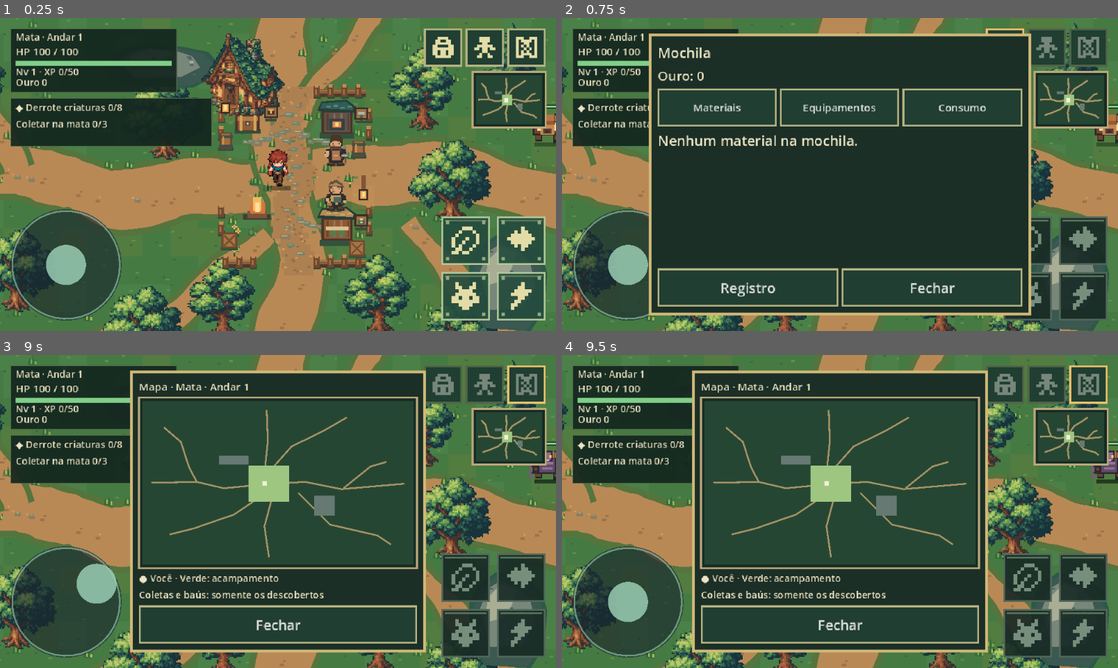
Above: before the commit, frames 1-4 (two rows, left to right).
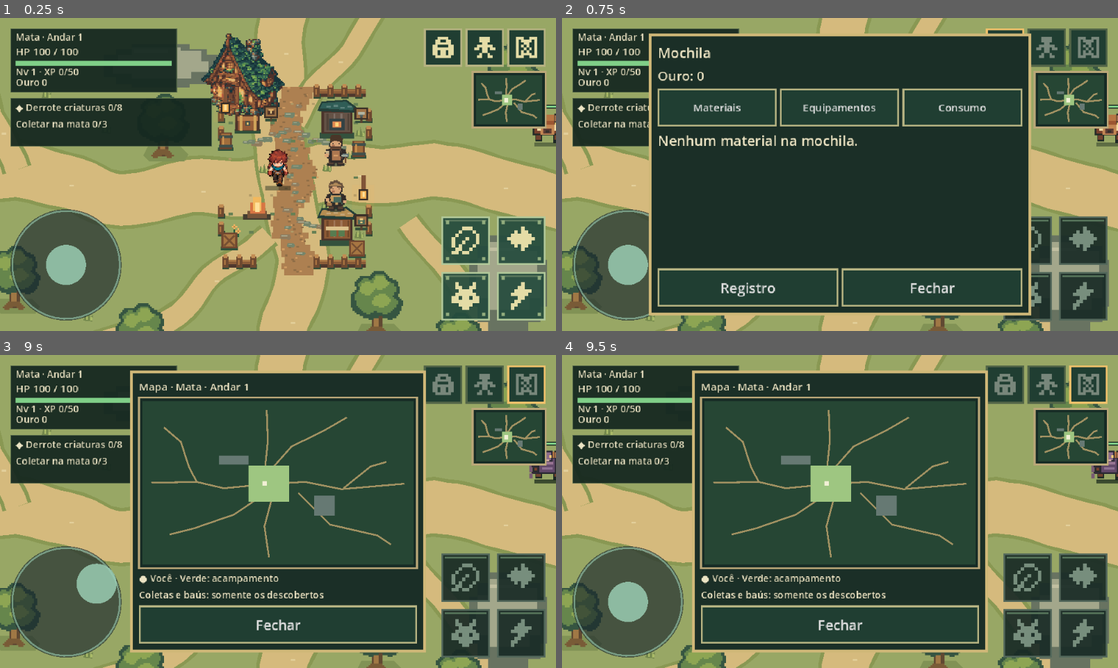
Above: after the commit, the same moments.

Repository: thiagohugo12-dotcom/arveon
Game: Godot game, scene res://scenes/main.tscn
The game is run twice, just before and just after one commit, with the same random seed, the same clock (stepped at 60 frames per second) and the same inputs.
Inputs (mouse positions are in pixels of both pictures, inside the frame that each line leads up to):
- Up to frame 1 (0.25 s): no input
- Up to frame 2 (0.75 s): click (1006, 46) at 0.52 s
- Up to frame 3 (9 s): click "Materiais" at 1.25 s; click "Equipamentos" at 2 s; click "Consumo" at 2.75 s; click "Registro" at 3.5 s; click "Fechar" at 4.25 s; click (483, 383) at 5.02 s; click "Personagem" at 5.75 s; click "Habilidades" at 6.5 s; click "Fechar · C / Esc" at 7.25 s; click (528, 383) at 8.02 s; tap Enter at 8.75 s; drag from (66, 602) to (333, 442) at 8.77 s
- Up to frame 4 (9.5 s): no input

The runs differ from the first frame. In frame 1, 64% of the frame differs, in the area x 0-100%, y 0-100%; in frame 2, 23%; in frame 3, 31%; in frame 4, 31%.

Commit message:
feat(mata): simplify outdoor ground foliage and shared pixel atlas

Diff:
--- a/scripts/presentation/floor_view.gd
+++ b/scripts/presentation/floor_view.gd
@@ -1,17 +1,16 @@
 class_name FloorView
 extends Node2D
 
-# Small limited-palette sprites and seeded placement; collisions use the same tree feet.
-const OAK := preload("res://assets/art/forest_oak_v035.png")
-const SPRUCE := preload("res://assets/art/forest_spruce_v035.png")
-const BERRY := preload("res://assets/art/forest_shrub_v035.png")
-const LINDEN := preload("res://assets/art/forest_linden_v035.png")
+# Minimal shared pixel atlas; physical trunks use the same deterministic feet.
+var atlas: Texture2D
+const BERRY := preload("res://assets/art/forest_shrub_v035.png") # Existing arena keeps its art.
+const REMOVED_SECONDARY := [Vector2(705,392),Vector2(738,498),Vector2(475,633),Vector2(969,638),Vector2(196,786),Vector2(1092,91)]
 const REFUGE := preload("res://assets/art/forest_refuge_v035.png")
 const NPC_VIEW := preload("res://scripts/presentation/camp_npc_view.gd")
 const FOREST := Color("#294c37")
 const FOREST_LIGHT := Color("#244431")
-const TRAIL := Color("#b98955")
-const TRAIL_HIGHLIGHT := Color("#d1a06c")
+const TRAIL := Color("#d5ba7d")
+const TRAIL_HIGHLIGHT := Color("#e3cf9a")
 const ROCK := Color("#45554d")
 const ROCKS := [Rect2(340, 300, 130, 50), Rect2(760, 520, 90, 110)]
 const TRAILS := [
@@ -28,6 +27,7 @@
 	Vector2(180, 460), Vector2(630, 135), Vector2(955, 665)]
 
 func _ready() -> void:
+	atlas = MataArt.texture()
 	texture_filter = CanvasItem.TEXTURE_FILTER_NEAREST
 	for station: String in ["Ferreiro", "Vendedor"]:
 		var npc := NPC_VIEW.new()
@@ -50,14 +50,8 @@
 	return absi((n ^ (n >> 11)) * 31337) % 9973
 
 func _draw_ground() -> void:
-	for y in range(0, 900, 32):
-		for x in range(0, 1200, 32):
-			var patch := _hash(x / 32, y / 32) % 7
-			draw_rect(Rect2(x, y, 32, 32), Color("#467a43") if patch < 4 else Color("#4b8048") if patch < 6 else Color("#527c40"))
-			for n in range(2):
-				var px := x + _hash(x + n * 23, y) % 30
-				var py := y + _hash(x, y + n * 19) % 30
-				draw_rect(Rect2(px, py, 3 + n, 2), Color("#609149") if n else Color("#3b6b42"))
+	# Quiet flat ground; sparse vegetation supplies variation without tiled noise.
+	draw_rect(Rect2(0,0,1200,900),Color("#98a765"))
 
 func _draw_paths() -> void:
 	# One continuous outline per trail prevents spikes at changes in direction.
@@ -67,47 +61,34 @@
 		for j in range(trail.size() - 1):
 			var start: Vector2 = trail[j]
 			var finish: Vector2 = trail[j + 1]
-			var steps := ceili(start.distance_to(finish) / 8.0)
+			var steps := ceili(start.distance_to(finish) / 12.0)
 			for n in range(0 if j == 0 else 1, steps + 1):
 				var t := float(n) / steps
 				var bend := sin(t * PI) * (5.0 * sin(t * 5.0 + i * 2.3) + 3.0 * sin(t * 9.0 + j * 1.8))
 				centers.append(start.lerp(finish, t) + (finish - start).normalized().orthogonal() * bend)
-		for border in [7.0, 0.0]:
+		for border in [4.0, 0.0]:
 			var left := PackedVector2Array()
 			var right := PackedVector2Array()
 			for n in range(centers.size()):
 				var prev: Vector2 = centers[maxi(0, n - 1)]
 				var next: Vector2 = centers[mini(n + 1, centers.size() - 1)]
 				var normal := (next - prev).normalized().orthogonal()
-				var waviness := sin(float(n) * 0.17 + i) * 2.8 + sin(float(n) * 0.49 + i * 3) * 1.5 + float(_hash(n / 5, i * 19) % 3 - 1)
+				var waviness := sin(float(n) * 0.17 + i) * 1.5
 				var width: float = TRAIL_WIDTHS[i] * 0.5 + border + waviness
 				left.append((centers[n] + normal * width).floor())
 				right.append((centers[n] - normal * width).floor())
 			for n in range(right.size() - 1, -1, -1):
 				left.append(right[n])
-			draw_colored_polygon(left, Color("#55743e") if border > 0.0 else TRAIL)
-	var rng := RandomNumberGenerator.new()
-	rng.seed = 33042
-	for i in range(TRAILS.size()):
-		var trail: Array = TRAILS[i]
-		for j in range(trail.size() - 1):
-			var length: float = trail[j].distance_to(trail[j + 1])
-			for n in range(0, int(length), 32):
-				var at: Vector2 = trail[j].lerp(trail[j + 1], float(n) / length).floor()
-				at += Vector2(rng.randi_range(-12, 12), rng.randi_range(-9, 9))
-				draw_rect(Rect2(at, Vector2(2 + n % 3, 2)), TRAIL_HIGHLIGHT if n % 3 == 0 else Color("#97734a"))
-				if n % 5 == 0:
-					_draw_pebble(at + Vector2(6, 4), n)
-				else:
-					draw_rect(Rect2(at + Vector2(-4, 4), Vector2(5 + n % 4, 3)), Color("#9e7449"))
-				if n % 3 == 0:
-					var direction: Vector2 = (trail[j + 1] - trail[j]).normalized().orthogonal()
-					var side := -1 if n % 2 else 1
-					_draw_grass(at + direction * side * (TRAIL_WIDTHS[i] * 0.5 + 6), n)
+			draw_colored_polygon(left, Color("#899853") if border > 0.0 else TRAIL)
+	# Rare worn marks; the routes stay legible at phone scale.
+	for trail: Array in TRAILS:
+		for j in range(trail.size()-1):
+			var center: Vector2 = trail[j].lerp(trail[j+1],0.5).floor()
+			draw_rect(Rect2(center,Vector2(5,2)),TRAIL_HIGHLIGHT)
 
 func _draw_grass(at: Vector2, seed: int) -> void:
-	var dark := Color("#366a3d")
-	var light := Color("#79a949") if seed % 4 else Color("#a3bb52")
+	var dark := Color("#74884d")
+	var light := Color("#aabb68")
 	draw_colored_polygon(PackedVector2Array([at + Vector2(-5, 3), at + Vector2(-3, -5), at, at + Vector2(1, -8), at + Vector2(3, 0), at + Vector2(6, -4), at + Vector2(5, 4)]), dark)
 	draw_rect(Rect2(at + Vector2(-2, -3), Vector2(2, 5)), light)
 	draw_rect(Rect2(at + Vector2(3, -1), Vector2(2, 4)), light)
@@ -117,19 +98,12 @@
 	draw_rect(Rect2(at + Vector2(-1, -2), Vector2(3, 1)), Color("#c7b795") if seed % 2 else Color("#b2ab8a"))
 
 func _draw_clearing(center: Vector2) -> void:
-	for y in range(-28, 29, 6):
-		var span := roundi(39.0 * sqrt(maxf(0.0, 1.0 - pow(y / 33.0, 2))))
-		span += _hash(roundi(center.x), y) % 5 - 2
-		draw_rect(Rect2(center + Vector2(-span, y), Vector2(span * 2, 6)), Color("#556246"))
-	for n in range(11):
-		var x := _hash(n, roundi(center.x)) % 61 - 30
-		var y := _hash(n, roundi(center.y)) % 37 - 18
-		draw_rect(Rect2(center + Vector2(x, y), Vector2(3, 2)), Color("#aa9363"))
+	draw_colored_polygon(PackedVector2Array([center+Vector2(-32,-18),center+Vector2(22,-18),center+Vector2(38,-6),center+Vector2(38,16),center+Vector2(20,26),center+Vector2(-28,26),center+Vector2(-38,12),center+Vector2(-38,-6)]),Color("#a5af70"))
 
 func _draw_decoration() -> void:
 	var rng := RandomNumberGenerator.new()
 	rng.seed = 12051
-	for i in range(260):
+	for i in range(56):
 		var at := Vector2(rng.randi_range(20, 1175), rng.randi_range(20, 875))
 		if _free_for_decoration(at):
 			if i % 11 == 0:
@@ -142,11 +116,6 @@
 				_draw_grass(at, i)
 	for at in tree_positions():
 		_draw_tree(at)
-	rng.seed = 43912
-	for i in range(42):
-		var at := Vector2(rng.randi_range(22, 1175), rng.randi_range(25, 875))
-		if _free_for_decoration(at):
-			_draw_ground_details(at, i)
 
 func tree_positions() -> Array[Vector2]:
 	var rng := RandomNumberGenerator.new()
@@ -164,16 +133,17 @@
 		if free:
 			trees.append(at)
 	# Filter after generation so clearing the entrance never rerolls other trees.
-	return trees.filter(func(at: Vector2): return not TowerEntrance.BODY.grow(12.0).has_point(at))
+	return trees.filter(func(at: Vector2): return not REMOVED_SECONDARY.has(at) and not TowerEntrance.BODY.grow(12.0).has_point(at))
 
 func _draw_tree(at: Vector2) -> void:
-	var species := _hash(roundi(at.y), roundi(at.x)) % 5
-	var sprite: Texture2D = SPRUCE if species == 0 else LINDEN if species == 1 or species == 4 else OAK
-	var size := Vector2(68, 96) if species == 0 else Vector2(78, 96) if species == 1 or species == 4 else Vector2(96, 96)
-	draw_texture_rect(sprite, Rect2(at - Vector2(size.x * 0.5, size.y - 8), size), false)
+	var species := _hash(roundi(at.y),roundi(at.x)) % 8
+	var kind := 2 if species == 0 else 1 if species < 3 else 0
+	# Smaller canopies and a visible root silhouette leave combat/navigation clear.
+	draw_colored_polygon(PackedVector2Array([at+Vector2(-23,3),at+Vector2(-18,-7),at+Vector2(20,-7),at+Vector2(29,2),at+Vector2(24,10),at+Vector2(-16,10)]),Color("#819255"))
+	draw_texture_rect_region(atlas,Rect2(at-Vector2(32,72),Vector2(64,80)),MataArt.TREE_REGIONS[kind])
 
 func _draw_shrub(at: Vector2) -> void:
-	draw_texture_rect(BERRY, Rect2(at + Vector2(-16, -22), Vector2(32, 26)), false)
+	draw_texture_rect_region(atlas,Rect2(at+Vector2(-16,-24),Vector2(32,32)),MataArt.SHRUB_REGION)
 
 func _draw_ground_details(at: Vector2, seed: int) -> void:
 	if seed % 3 == 0:
@@ -219,7 +189,7 @@
 		for n in range(3):
 			var at := Vector2(center + _hash(y, n) % (extent * 2) - extent, y + _hash(n, y) % 6)
 			draw_rect(Rect2(at, Vector2(3, 2)), Color("#cf9c62") if n == 0 else Color("#906e47"))
-	for n in range(50):
+	for n in range(10):
 		var at := area.position + Vector2(8 + _hash(n, 115) % 165, 8 + _hash(n, 116) % 183)
 		if absf(at.x - 557.0) > 29.0:
 			if n % 6 == 0:
@@ -388,37 +358,15 @@
 	draw_rect(Rect2(at + Vector2(-2, -10), Vector2(5, 11)), Color("#ffe09a"))
 
 func _draw_stone(area: Rect2) -> void:
-	# An irregular silhouette fills the existing collision footprint without a box edge.
+	# Broad stepped boulder silhouette, three quiet planes, no surface speckle.
 	var p := area.position
-	var w := area.size.x
-	var h := area.size.y
-	draw_colored_polygon(PackedVector2Array([
-		p + Vector2(0, h * 0.32), p + Vector2(w * 0.14, h * 0.12),
-		p + Vector2(w * 0.34, 0), p + Vector2(w * 0.69, h * 0.06),
-		p + Vector2(w * 0.92, h * 0.18), p + Vector2(w, h * 0.40),
-		p + Vector2(w * 0.96, h * 0.78), p + Vector2(w * 0.79, h),
-		p + Vector2(w * 0.19, h * 0.97), p + Vector2(w * 0.02, h * 0.79)
-	]), Color("#2e5948"))
-	var outline := PackedVector2Array([
-		p + Vector2(3, h * 0.41), p + Vector2(w * 0.16, h * 0.16),
-		p + Vector2(w * 0.36, 3), p + Vector2(w * 0.65, h * 0.09),
-		p + Vector2(w * 0.87, h * 0.21), p + Vector2(w - 3, h * 0.46),
-		p + Vector2(w * 0.88, h * 0.83), p + Vector2(w * 0.75, h - 2),
-		p + Vector2(w * 0.23, h - 3), p + Vector2(w * 0.07, h * 0.76)
-	])
-	draw_colored_polygon(outline, Color("#3b5851"))
-	var top := PackedVector2Array([
-		p + Vector2(w * 0.13, h * 0.40), p + Vector2(w * 0.24, h * 0.17),
-		p + Vector2(w * 0.40, h * 0.09), p + Vector2(w * 0.64, h * 0.16),
-		p + Vector2(w * 0.78, h * 0.28), p + Vector2(w * 0.85, h * 0.54),
-		p + Vector2(w * 0.68, h * 0.76), p + Vector2(w * 0.27, h * 0.78)
-	])
-	draw_colored_polygon(top, Color("#79877b"))
-	draw_colored_polygon(PackedVector2Array([
-		p + Vector2(w * 0.24, h * 0.26), p + Vector2(w * 0.41, h * 0.12),
-		p + Vector2(w * 0.62, h * 0.18), p + Vector2(w * 0.49, h * 0.46),
-		p + Vector2(w * 0.20, h * 0.53)
-	]), Color("#a8ad93"))
-	for i in range(13):
-		var at := p + Vector2(10 + _hash(i, 52) % maxi(1, int(w) - 20), 9 + _hash(i, 53) % maxi(1, int(h) - 18))
-		draw_rect(Rect2(at, Vector2(3 + i % 3, 2)), Color("#b1b9a1") if i % 4 == 0 else Color("#4c685d"))
+	var size := area.size
+	var outline := PackedVector2Array()
+	for point: Vector2 in [Vector2(0,0.25),Vector2(0.1,0.25),Vector2(0.1,0.1),Vector2(0.25,0.1),Vector2(0.25,0),Vector2(0.75,0),Vector2(0.75,0.1),Vector2(0.9,0.1),Vector2(0.9,0.25),Vector2(1,0.25),Vector2(1,0.75),Vector2(0.9,0.75),Vector2(0.9,0.9),Vector2(0.75,0.9),Vector2(0.75,1),Vector2(0.25,1),Vector2(0.25,0.9),Vector2(0.1,0.9),Vector2(0.1,0.75),Vector2(0,0.75)]:
+		outline.append(p+(point*size).snapped(Vector2(2,2)))
+	draw_colored_polygon(outline,Color("#687361"))
+	var top := PackedVector2Array()
+	for point: Vector2 in [Vector2(0.12,0.24),Vector2(0.25,0.24),Vector2(0.25,0.08),Vector2(0.68,0.08),Vector2(0.68,0.16),Vector2(0.86,0.16),Vector2(0.86,0.38),Vector2(0.92,0.38),Vector2(0.92,0.65),Vector2(0.77,0.65),Vector2(0.77,0.78),Vector2(0.25,0.78),Vector2(0.25,0.66),Vector2(0.08,0.66),Vector2(0.08,0.38),Vector2(0.12,0.38)]:
+		top.append(p+(point*size).snapped(Vector2(2,2)))
+	draw_colored_polygon(top,Color("#a3a78b"))
+	draw_rect(Rect2(p+Vector2(size.x*0.26,size.y*0.12).snapped(Vector2(2,2)),Vector2(size.x*0.3,4).snapped(Vector2(2,2))),Color("#c0bea0"))
--- /dev/null
+++ b/scripts/presentation/mata_art.gd
@@ -0,0 +1,51 @@
+class_name MataArt
+extends RefCounted
+
+# Tiny deterministic atlas, generated locally with the accompanying Godot tool.
+# The same imported texture is shared across all five floors, without runtime generation.
+const ATLAS := preload("res://assets/art/mata_clean_atlas.png")
+const SIZE := Vector2i(128,48)
+const TREE_REGIONS := [Rect2(0,0,32,40),Rect2(32,0,32,40),Rect2(64,0,32,40)]
+const SHRUB_REGION := Rect2(96,0,16,16)
+
+static func texture() -> Texture2D:
+	return ATLAS
+
+static func generate_image() -> Image:
+	var image := Image.create(SIZE.x,SIZE.y,false,Image.FORMAT_RGBA8)
+	image.fill(Color.TRANSPARENT)
+	for kind in range(3):
+		_tree(image,Vector2i(kind*32,0),kind)
+	_polygon(image,Vector2i(96,0),[[2,12],[0,8],[2,4],[5,4],[7,1],[11,2],[12,5],[15,7],[14,12],[11,14],[4,14]],Color("#395847"))
+	_polygon(image,Vector2i(96,0),[[2,8],[3,5],[6,5],[7,3],[11,4],[13,8],[11,10],[5,11]],Color("#63844e"))
+	_rect(image,Vector2i(96,0),Rect2i(5,5,4,2),Color("#8da25b"))
+	return image
+
+static func _rect(image: Image, origin: Vector2i, area: Rect2i, color: Color) -> void:
+	for y in range(area.position.y,area.end.y):
+		for x in range(area.position.x,area.end.x):
+			image.set_pixelv(origin+Vector2i(x,y),color)
+
+static func _polygon(image: Image, origin: Vector2i, points: Array, color: Color) -> void:
+	var polygon := PackedVector2Array()
+	for point: Array in points:
+		polygon.append(Vector2(point[0],point[1]))
+	for y in range(40):
+		for x in range(32):
+			if Geometry2D.is_point_in_polygon(Vector2(x+0.5,y+0.5),polygon):
+				image.set_pixelv(origin+Vector2i(x,y),color)
+
+static func _tree(image: Image, at: Vector2i, kind: int) -> void:
+	# Root footprint surrounds the existing trunk collider at the sprite's foot.
+	_rect(image,at,Rect2i(13,26,6,12),Color("#604932"))
+	_rect(image,at,Rect2i(14,27,3,9),Color("#a07845"))
+	_polygon(image,at,[[13,34],[18,34],[22,38],[19,39],[16,37],[12,39],[9,38]],Color("#795b37"))
+	var dark := Color("#365541") if kind != 2 else Color("#805e39")
+	var mid := Color("#66864c") if kind == 0 else Color("#4f7760") if kind == 1 else Color("#b88644")
+	var light := Color("#8da553") if kind == 0 else Color("#73936c") if kind == 1 else Color("#d3a05b")
+	_polygon(image,at,[[3,26],[1,22],[1,16],[4,13],[3,8],[7,5],[12,5],[14,2],[20,2],[23,6],[27,7],[29,12],[28,17],[31,20],[29,27],[24,30],[18,28],[12,30],[7,28]],dark)
+	_polygon(image,at,[[4,21],[3,16],[6,13],[5,9],[9,6],[13,7],[15,4],[20,4],[22,8],[26,9],[27,13],[25,17],[28,20],[26,24],[21,27],[15,25],[11,27],[7,25]],mid)
+	# Only three large light clusters, no leaf noise or outlines inside each leaf.
+	_polygon(image,at,[[6,13],[7,9],[11,8],[15,10],[15,13],[11,16],[7,15]],light)
+	_polygon(image,at,[[14,9],[15,5],[20,5],[23,9],[21,12],[16,13]],light)
+	_polygon(image,at,[[13,20],[15,16],[20,15],[24,18],[23,21],[19,23],[15,22]],light)
--- /dev/null
+++ b/tools/generate_mata_atlas.gd
@@ -0,0 +1,6 @@
+extends SceneTree
+
+func _initialize() -> void:
+	var result := MataArt.generate_image().save_png("res://assets/art/mata_clean_atlas.png")
+	print("MATA_ATLAS_EXPORT: ",result)
+	quit(0 if result == OK else 1)
Binary file added: assets/art/mata_clean_atlas.png
Not shown, added: assets/art/mata_clean_atlas.png.import
Not shown, added: scripts/presentation/mata_art.gd.uid
Not shown, added: tools/generate_mata_atlas.gd.uid
Not shown, added: docs/decisions/MATA_VISUAL_LIMPA.md
Not shown, changed: docs/design/GAME_DESIGN.md
